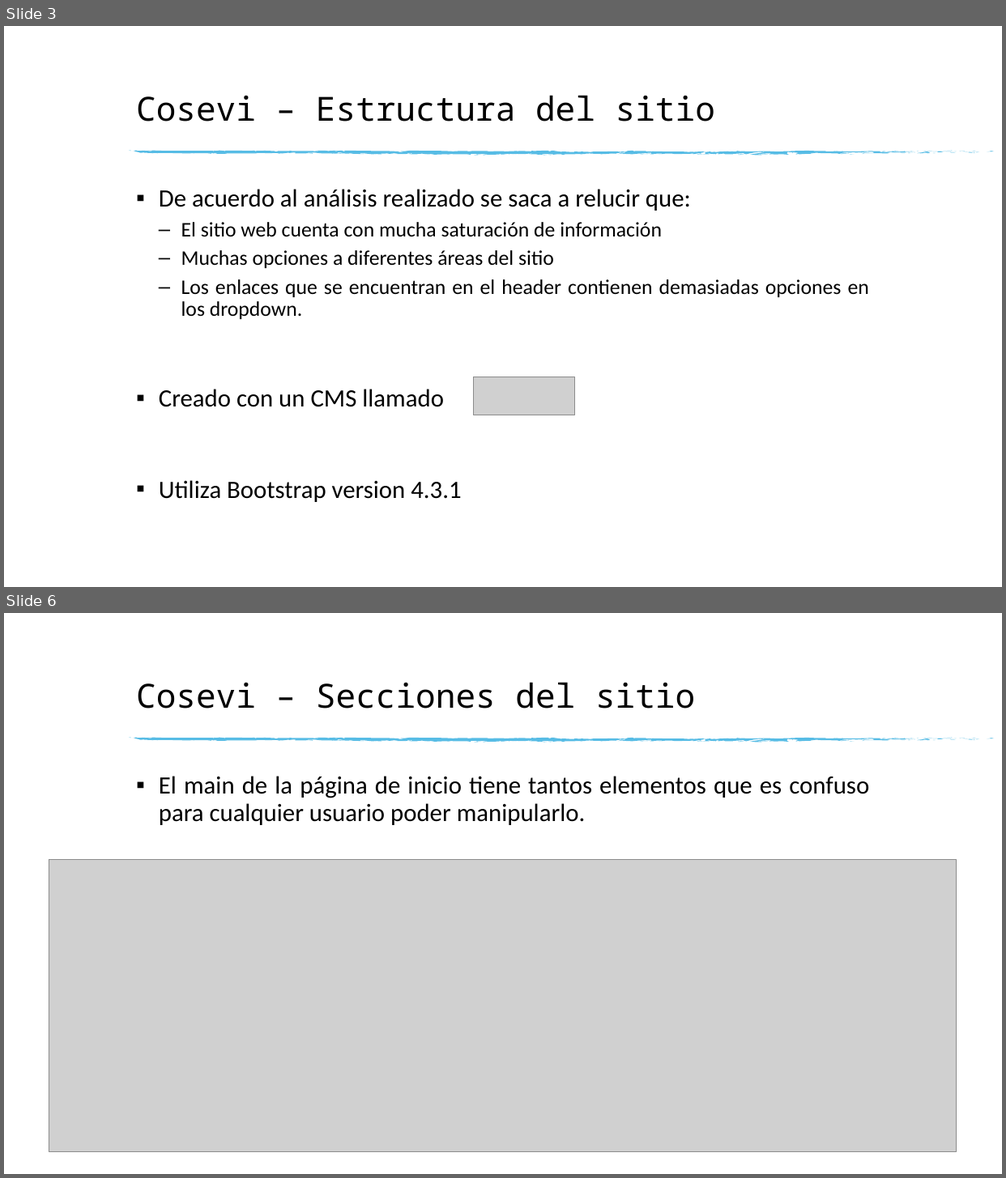
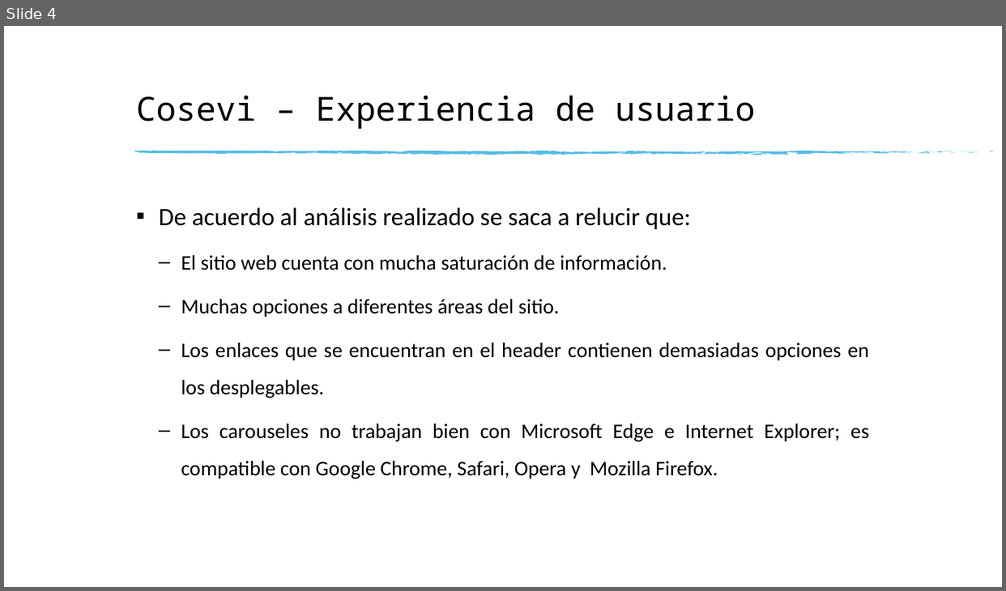
Before and after one commit to andres-elias-vargas-cenfotec/informacion-web-curso, a slide deck: Tarea#1/Tarea#1-Exposición.pptx. Shown one above the other, each under a label of ours: slides 3 and 6 before the commit, slide 4 after it; the slides between them are not shown. The pictures are 1006x1178 and 1006x591 pixels, drawn with LibreOffice and Linux fonts; fonts in the diff are those of the drawing; grey boxes stand for pictures. Boxes give left, top, right and bottom in pixels: in the first picture for what was removed or moved away, otherwise in the second. Text is boxed around its words. In the diff, an @@ line names an element or a change of style, - is before the commit and + after.

```diff
--- a/Tarea#1/Tarea#1-Exposición.pptx
+++ b/Tarea#1/Tarea#1-Exposición.pptx
@@ slide 6 removed at [4,613,1002,1174], background #FFFFFF; not listed: 74 template elements that a slide beside it also shows @@
@@ title removed at [136,682,695,709] @@
-Cosevi – Secciones del sitio
@@ text removed at [159,776,869,825] @@
-▪ El main de la página de inicio tiene tantos elementos que es confuso para cualquier usuario poder manipularlo.
@@ picture removed at [49,860,957,1152] @@
@@ what was slide 3 is now slide 4 @@
@@ slide 4 changed as well @@
@@ title at [136,95,756,129]: text changed @@
-Cosevi – Estructura del sitio
+Cosevi – Experiencia de usuario
@@ text at [159,207,691,229]: line spacing 0.9 to 1.5 @@
@@ text at [181,255,869,480]: text changed @@
-  – El sitio web cuenta con mucha saturación de información
-  – Muchas opciones a diferentes áreas del sitio
-  – Los enlaces que se encuentran en el header contienen demasiadas opciones en los dropdown.
-▪ Creado con un CMS llamado
-▪ Utiliza Bootstrap version 4.3.1
+  – El sitio web cuenta con mucha saturación de información.
+  – Muchas opciones a diferentes áreas del sitio.
+  – Los enlaces que se encuentran en el header contienen demasiadas opciones en los desplegables.
+  – Los carouseles no trabajan bien con Microsoft Edge e Internet Explorer; es compatible con Google Chrome, Safari, Opera y Mozilla Firefox.
@@ picture removed at [473,377,574,416] @@
```
Also in this commit, not shown: 4 other slides changed, 5 slides added, 3 other slides removed, 1 other file.
